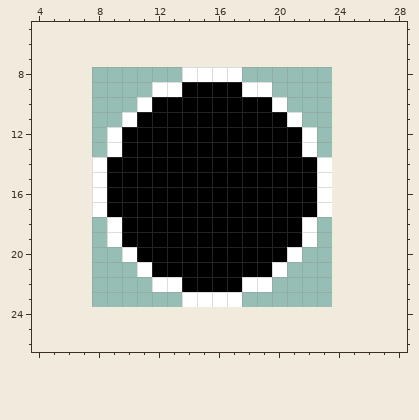
Two states of a pixel-art file, Assets/AnomaBall.aseprite. The first picture shows the starting point.
16x16 pixels, 1 frame. Shown: x 4..28, y 5..26. The old version is drawn lined up with the new one, on the new canvas.
And afterwards:
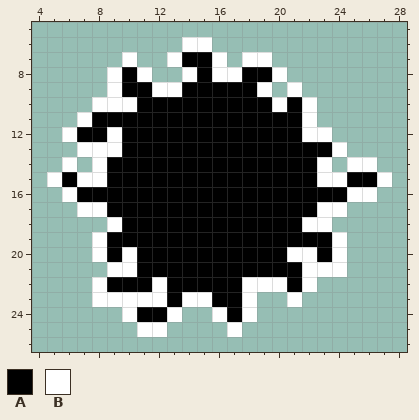
Palette (. is transparent): A #000000  B #ffffff
Diff:
canvas 16x16 -> 32x32, the old top-left corner now at 8,8
y 6: x 14..15 .. -> BB
y 7: x 10 . -> B; x 13..16 .... -> BAAB; x 18..19 .. -> BB
y 8: x 9..11 ... -> BAB; x 15 B -> A; x 18..20 ... -> AAB
y 9: x 9..11 ... -> BAA; x 18 B -> A; x 21 . -> B
y 10: x 8..11 ...B -> BBBA; x 21..22 .. -> AB
y 11: x 7..10 ...B -> BAAA; x 21..22 B. -> AB
y 12: x 6..8 ... -> BAA; x 23 . -> B
y 13: x 7..8 .. -> BB; x 22..24 B.. -> AAB
y 14: x 6 . -> B; x 25..26 .. -> BB
y 15: x 5..7 ... -> BAB; x 24..27 .... -> BAAB
y 16: x 6..8 ..B -> BAA; x 23..26 B... -> AABB
y 17: x 7 . -> B; x 24 . -> B
y 18: x 23 . -> B
y 19: x 8..9 .B -> BA; x 22..24 B.. -> AAB
y 20: x 8..9 .. -> BA; x 22..24 ... -> BAB
y 21: x 9..11 ..B -> BBA; x 20..24 B.... -> AABBB
y 22: x 8..11 .... -> BAAA; x 13 B -> A; x 20..22 ... -> BAB
y 23: x 8..13 ...... -> BBBBBA; x 16..18 BB. -> AAB; x 21 . -> B
y 24: x 10..13 .... -> BAAB; x 16..18 ... -> BAB
y 25: x 11..12 .. -> BB; x 17 . -> B
